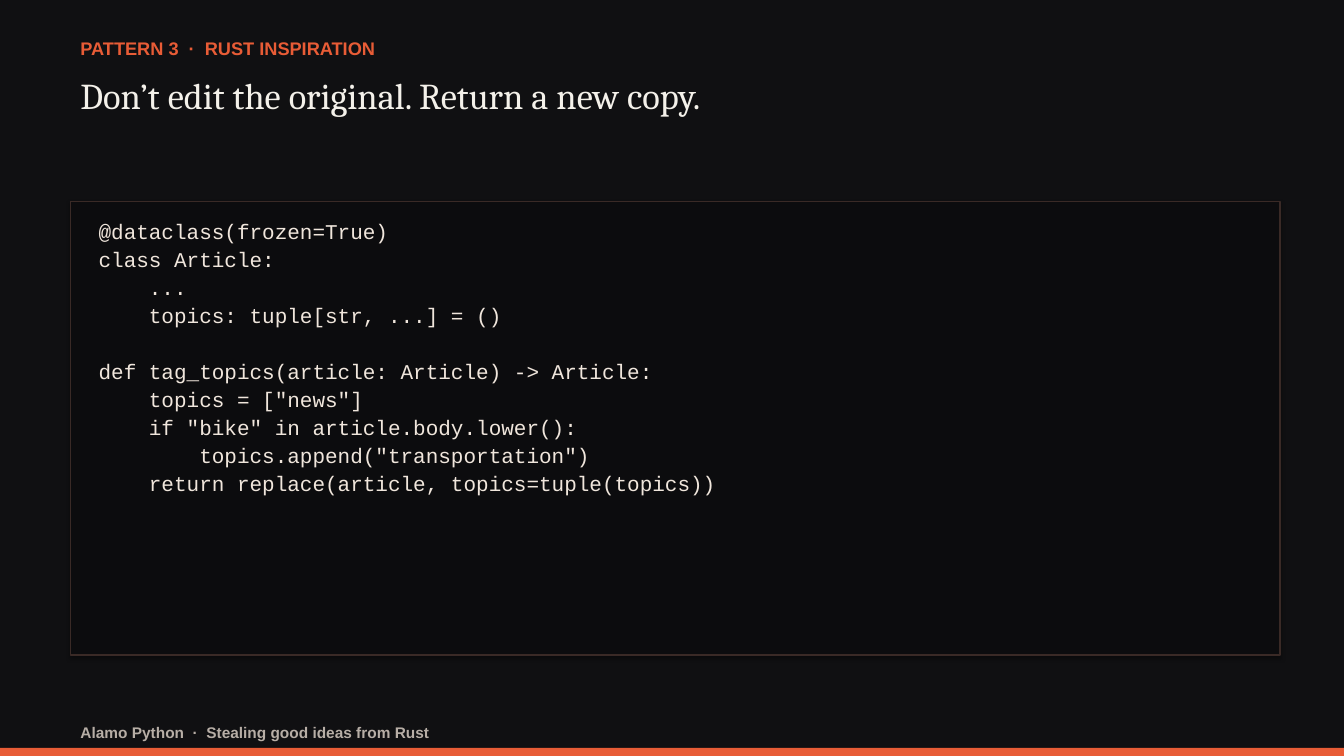
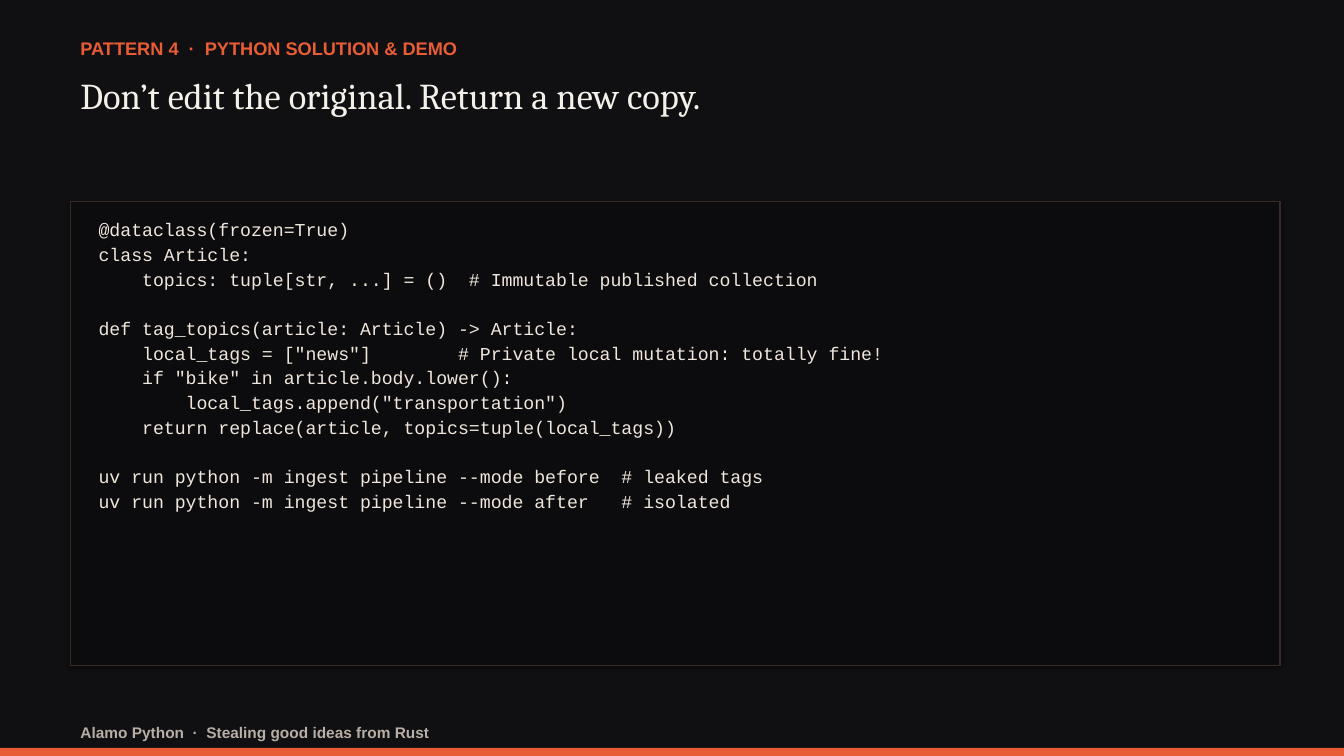
Before and after one commit to darwing1210/thinking-in-rust-writing-in-python, a slide deck: slide 19 of presentation/stealing-good-ideas-from-rust.pptx (slide 16 before the commit). Drawn at 1344x756 pixels with LibreOffice and Linux fonts; fonts in the diff are those of the drawing. Boxes give left, top, right and bottom in pixels: in the first picture for what was removed or moved away, otherwise in the second. Text is boxed around its words. In the diff, an @@ line names an element or a change of style, - is before the commit and + after.

Commit message:
Upgrade talk to 4 deep patterns: Typestates, NewType, assert_never, and Ownership law

```diff
--- a/presentation/stealing-good-ideas-from-rust.pptx
+++ b/presentation/stealing-good-ideas-from-rust.pptx
@@ text at box(80, 42, 458, 55): text changed @@
-PATTERN 3 · RUST INSPIRATION
+PATTERN 4 · PYTHON SOLUTION & DEMO
@@ rectangle: place and size @@
-rectangle at box(71, 202, 1280, 655)
+rectangle at box(71, 202, 1280, 665)
@@ text at box(99, 224, 578, 388): size 15 to 13 pt in "@dataclass(frozen=True)", "class Article:", "def tag_topics(article: Article) -> Article:", "if "bike" in article.body.lower():" @@
@@ text at box(142, 273, 818, 290): text changed; size 15 to 13 pt @@
-...
-topics: tuple[str, ...] = ()
+topics: tuple[str, ...] = () # Immutable published collection
@@ text at box(142, 347, 883, 364): text changed; size 15 to 13 pt @@
-topics = ["news"]
+local_tags = ["news"] # Private local mutation: totally fine!
@@ text at box(99, 396, 730, 512): text changed; size 15 to 13 pt @@
-topics.append("transportation")
-return replace(article, topics=tuple(topics))
+local_tags.append("transportation")
+return replace(article, topics=tuple(local_tags))
+uv run python -m ingest pipeline --mode before # leaked tags
+uv run python -m ingest pipeline --mode after # isolated
```
Also in this commit, not shown: 10 other slides changed, 6 slides added, 4 slides removed, 21 other files.
